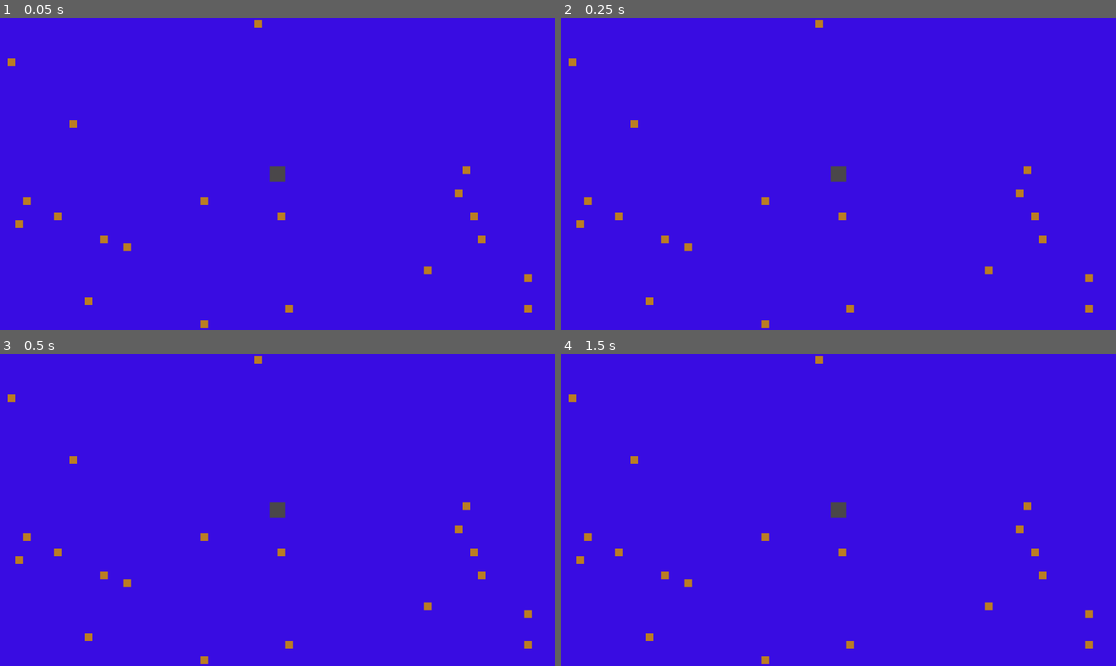
Above: before the commit, frames 1-4 (two rows, left to right).
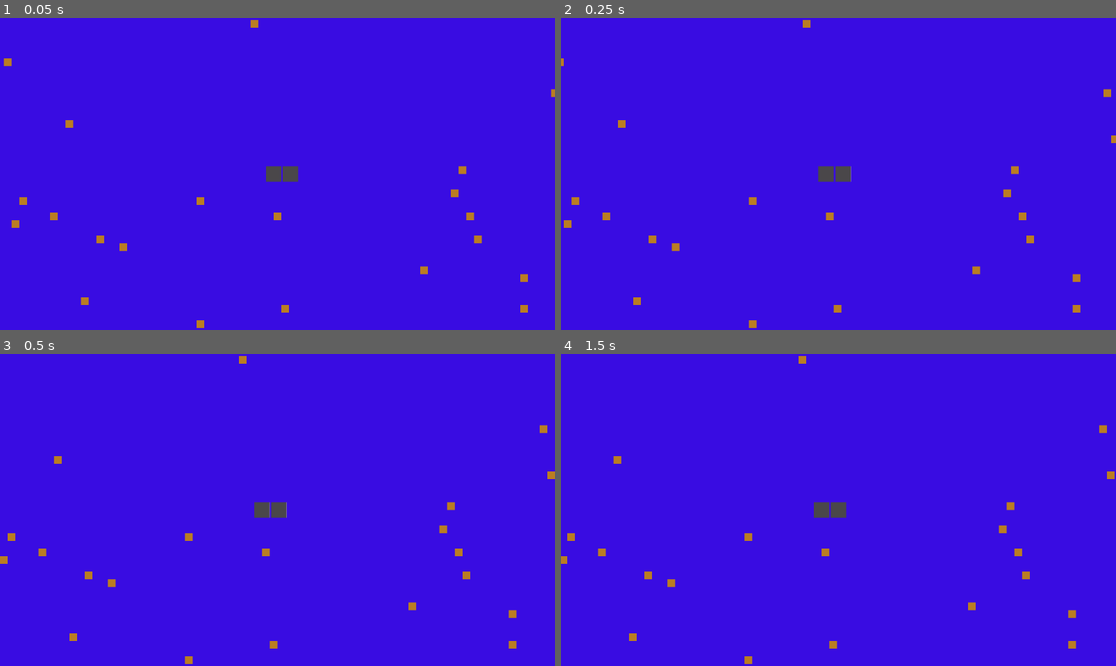
Above: after the commit, the same moments.

Repository: Wiqoi/LibraryProject
Game: Godot game, scene res://Scenes/game.tscn
Two runs of this game, one before a commit and one after it. Both use one fixed random seed, a clock stepped at 60 frames per second and the inputs below.
Inputs:
- Up to frame 1 (0.05 s): no input
- Up to frame 2 (0.25 s): no input
- Up to frame 3 (0.5 s): no input
- Up to frame 4 (1.5 s): tap Enter (ui_accept) at 0.5, 0.6, 0.77, 1.07, 1.25, 1.35 s; hold Right (ui_right) from 0.53 s (still down)

The runs differ from the first frame. In frame 1, 1.0% of the frame differs, in the area x 0-100%, y 0-100%; in frame 2, 1.7%; in frame 3, 1.7%; in frame 4, 1.7%.

Commit message:
BookGroundEvent

Diff:
--- /dev/null
+++ b/Scenes/book_on_ground_event.gd
@@ -0,0 +1,25 @@
+extends CharacterBody2D
+
+
+const SPEED = 300.0
+const JUMP_VELOCITY = -400.0
+
+
+func _physics_process(delta: float) -> void:
+	# Add the gravity.
+	if not is_on_floor():
+		velocity += get_gravity() * delta
+
+	# Handle jump.
+	if Input.is_action_just_pressed("ui_accept") and is_on_floor():
+		velocity.y = JUMP_VELOCITY
+
+	# Get the input direction and handle the movement/deceleration.
+	# As good practice, you should replace UI actions with custom gameplay actions.
+	var direction := Input.get_axis("ui_left", "ui_right")
+	if direction:
+		velocity.x = direction * SPEED
+	else:
+		velocity.x = move_toward(velocity.x, 0, SPEED)
+
+	move_and_slide()
--- /dev/null
+++ b/Scenes/book_on_ground_event.tscn
@@ -0,0 +1,127 @@
+[gd_scene load_steps=18 format=3 uid="uid://coreyppevxw7s"]
+
+[ext_resource type="Texture2D" uid="uid://d073d47lott2l" path="res://Assets/Placeholders.png" id="1_aq7ag"]
+
+[sub_resource type="AtlasTexture" id="AtlasTexture_aq7ag"]
+atlas = ExtResource("1_aq7ag")
+region = Rect2(64, 32, 32, 32)
+
+[sub_resource type="AtlasTexture" id="AtlasTexture_e8ol2"]
+atlas = ExtResource("1_aq7ag")
+region = Rect2(32, 32, 32, 32)
+
+[sub_resource type="AtlasTexture" id="AtlasTexture_rprs8"]
+atlas = ExtResource("1_aq7ag")
+region = Rect2(0, 96, 32, 32)
+
+[sub_resource type="AtlasTexture" id="AtlasTexture_dg188"]
+atlas = ExtResource("1_aq7ag")
+region = Rect2(32, 96, 32, 32)
+
+[sub_resource type="AtlasTexture" id="AtlasTexture_oikfq"]
+atlas = ExtResource("1_aq7ag")
+region = Rect2(64, 96, 32, 32)
+
+[sub_resource type="AtlasTexture" id="AtlasTexture_pmcbm"]
+atlas = ExtResource("1_aq7ag")
+region = Rect2(64, 64, 32, 32)
+
+[sub_resource type="AtlasTexture" id="AtlasTexture_h4dxx"]
+atlas = ExtResource("1_aq7ag")
+region = Rect2(32, 64, 32, 32)
+
+[sub_resource type="AtlasTexture" id="AtlasTexture_a70ob"]
+atlas = ExtResource("1_aq7ag")
+region = Rect2(0, 64, 32, 32)
+
+[sub_resource type="AtlasTexture" id="AtlasTexture_mav2y"]
+atlas = ExtResource("1_aq7ag")
+region = Rect2(0, 32, 32, 32)
+
+[sub_resource type="AtlasTexture" id="AtlasTexture_b1qqx"]
+atlas = ExtResource("1_aq7ag")
+region = Rect2(32, 32, 32, 32)
+
+[sub_resource type="AtlasTexture" id="AtlasTexture_o712s"]
+atlas = ExtResource("1_aq7ag")
+region = Rect2(64, 32, 32, 32)
+
+[sub_resource type="AtlasTexture" id="AtlasTexture_kdx18"]
+atlas = ExtResource("1_aq7ag")
+region = Rect2(64, 0, 32, 32)
+
+[sub_resource type="AtlasTexture" id="AtlasTexture_4ad6f"]
+atlas = ExtResource("1_aq7ag")
+region = Rect2(32, 0, 32, 32)
+
+[sub_resource type="AtlasTexture" id="AtlasTexture_kmp1x"]
+atlas = ExtResource("1_aq7ag")
+region = Rect2(0, 0, 32, 32)
+
+[sub_resource type="SpriteFrames" id="SpriteFrames_e8ol2"]
+animations = [{
+"frames": [{
+"duration": 1.0,
+"texture": SubResource("AtlasTexture_aq7ag")
+}, {
+"duration": 1.0,
+"texture": SubResource("AtlasTexture_e8ol2")
+}],
+"loop": true,
+"name": &"BookIdle",
+"speed": 5.0
+}, {
+"frames": [{
+"duration": 1.0,
+"texture": SubResource("AtlasTexture_rprs8")
+}, {
+"duration": 1.0,
+"texture": SubResource("AtlasTexture_dg188")
+}, {
+"duration": 1.0,
+"texture": SubResource("AtlasTexture_oikfq")
+}, {
+"duration": 1.0,
+"texture": SubResource("AtlasTexture_pmcbm")
+}, {
+"duration": 1.0,
+"texture": SubResource("AtlasTexture_h4dxx")
+}, {
+"duration": 1.0,
+"texture": SubResource("AtlasTexture_a70ob")
+}, {
+"duration": 1.0,
+"texture": SubResource("AtlasTexture_mav2y")
+}, {
+"duration": 1.0,
+"texture": SubResource("AtlasTexture_b1qqx")
+}, {
+"duration": 1.0,
+"texture": SubResource("AtlasTexture_o712s")
+}, {
+"duration": 1.0,
+"texture": SubResource("AtlasTexture_kdx18")
+}, {
+"duration": 1.0,
+"texture": SubResource("AtlasTexture_4ad6f")
+}, {
+"duration": 1.0,
+"texture": SubResource("AtlasTexture_kmp1x")
+}],
+"loop": true,
+"name": &"BookOrganize",
+"speed": 5.0
+}]
+
+[sub_resource type="RectangleShape2D" id="RectangleShape2D_aq7ag"]
+size = Vector2(41, 41)
+
+[node name="BookOnGroundEvent" type="CharacterBody2D"]
+
+[node name="AnimatedSprite2D" type="AnimatedSprite2D" parent="."]
+sprite_frames = SubResource("SpriteFrames_e8ol2")
+animation = &"BookOrganize"
+
+[node name="CollisionShape2D" type="CollisionShape2D" parent="."]
+position = Vector2(-1.5, 0.5)
+shape = SubResource("RectangleShape2D_aq7ag")
--- a/Scenes/game.tscn
+++ b/Scenes/game.tscn
@@ -1,7 +1,8 @@
-[gd_scene load_steps=5 format=4 uid="uid://dy57mk7q2iv7m"]
+[gd_scene load_steps=6 format=4 uid="uid://dy57mk7q2iv7m"]
 
-[ext_resource type="PackedScene" uid="uid://bv23usck8l400" path="res://Scenes/player.tscn" id="2_qxrlw"]
+[ext_resource type="PackedScene" uid="uid://qkge5vvwfp1v" path="res://Scenes/player.tscn" id="2_qxrlw"]
 [ext_resource type="Texture2D" uid="uid://d073d47lott2l" path="res://Assets/Placeholders.png" id="2_wrm1d"]
+[ext_resource type="PackedScene" uid="uid://coreyppevxw7s" path="res://Scenes/book_on_ground_event.tscn" id="3_wrm1d"]
 
 [sub_resource type="TileSetAtlasSource" id="TileSetAtlasSource_3dryh"]
 texture = ExtResource("2_wrm1d")
@@ -67,3 +68,5 @@
 
 [node name="Camera2D" type="Camera2D" parent="Player"]
 position_smoothing_enabled = true
+
+[node name="BookOnGroundEvent" parent="." instance=ExtResource("3_wrm1d")]
--- a/project.godot
+++ b/project.godot
@@ -13,6 +13,7 @@
 config/name="LibraryProject"
 run/main_scene="uid://dy57mk7q2iv7m"
 config/features=PackedStringArray("4.5", "Mobile")
+config/icon="res://icon.svg"
 "<<<<<<<HEAD[input]Move_Up"={
 "deadzone": 0.2,
 "events": [Object(InputEventKey,"resource_local_to_scene":false,"resource_name":"","device":-1,"window_id":0,"alt_press …(192 unchanged characters)…
@@ -56,6 +57,11 @@
 "events": [Object(InputEventKey,"resource_local_to_scene":false,"resource_name":"","device":-1,"window_id":0,"alt_press …(192 unchanged characters)…
 ]
 }
+PlayerAction={
+"deadzone": 0.2,
+"events": [Object(InputEventKey,"resource_local_to_scene":false,"resource_name":"","device":-1,"window_id":0,"alt_pressed":false,"shift_pressed":false,"ctrl_pressed":false,"meta_pressed":false,"pressed":false,"keycode":0,"physical_keycode":70,"key_label":0,"unicode":102,"location":0,"echo":false,"script":null)
+]
+}
 
 [rendering]
 
Not shown, changed: Assets/Placeholders.png.import
Not shown, added: Scenes/book_on_ground_event.gd.uid
